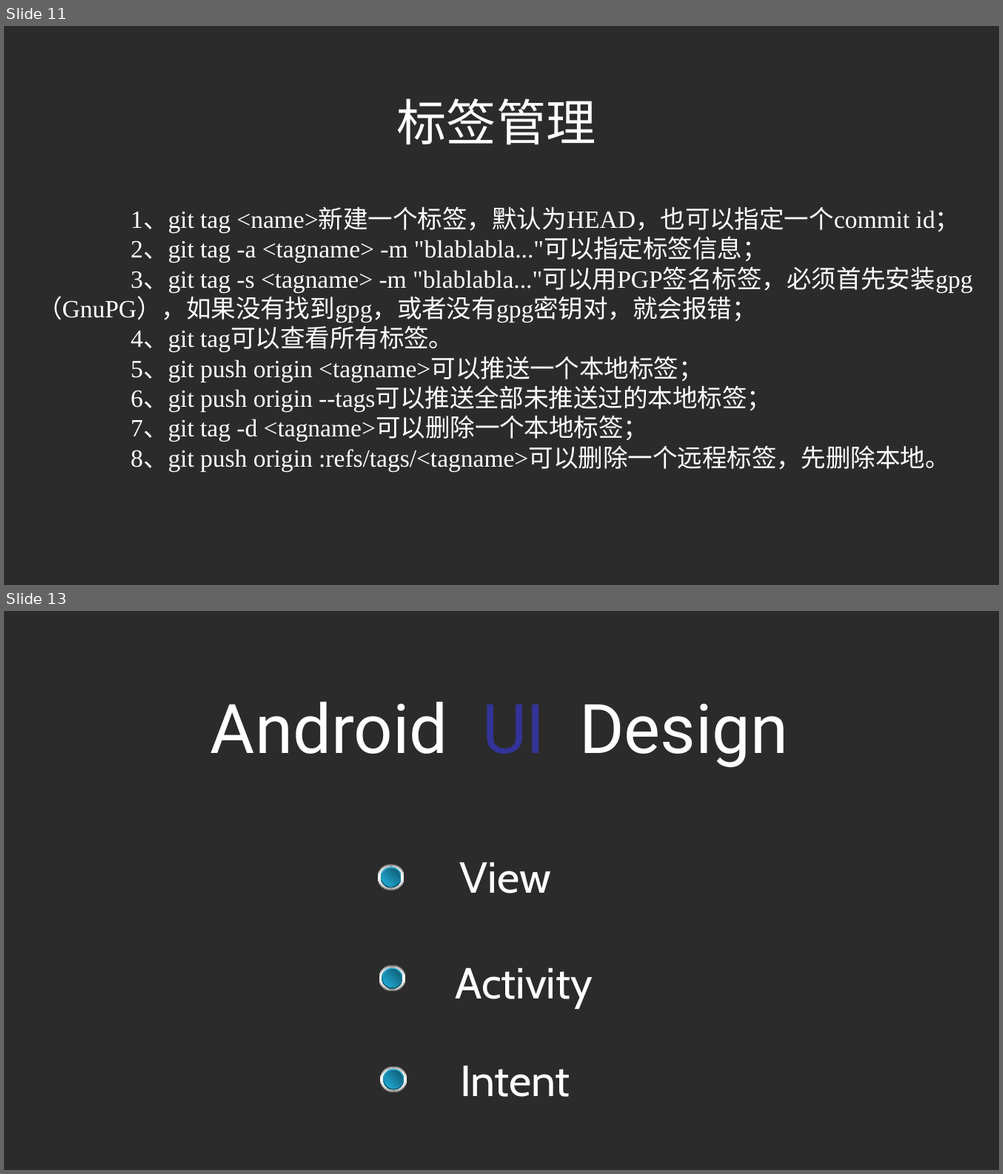
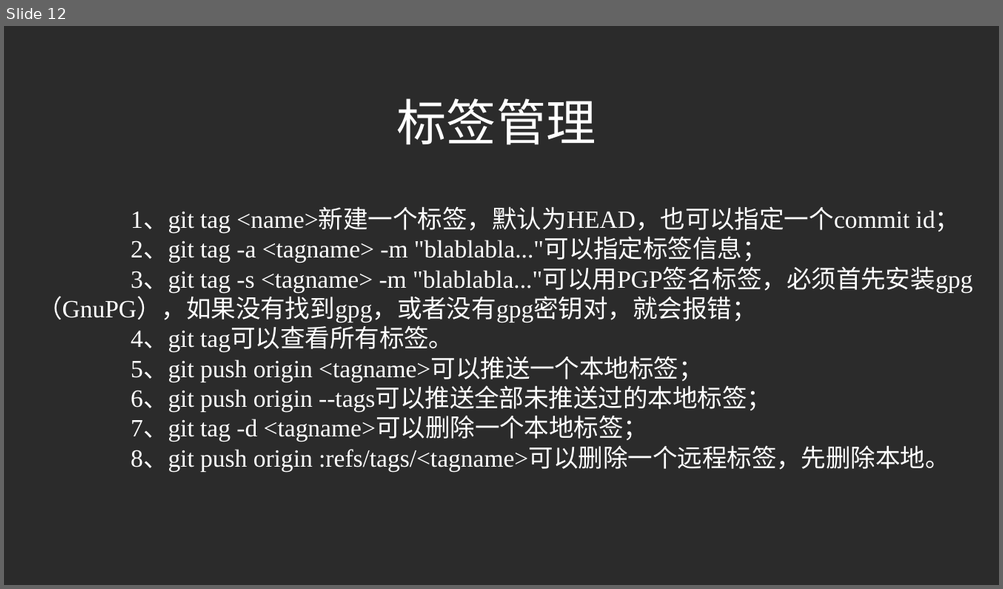
Before and after one commit to liuchangfa/workplace, a slide deck: training/Git/Git.ppt. Shown one above the other, each under a label of ours: slides 11 and 13 before the commit, slide 12 after it; the slides between them are not shown. The pictures are 1003x1174 and 1003x589 pixels, drawn with LibreOffice and Linux fonts; fonts in the diff are those of the drawing; background and template pictures are left out; a plain dark background stands for a picture behind light text. Boxes give left, top, right and bottom in pixels: in the first picture for what was removed or moved away, otherwise in the second. Text is boxed around its words. In the diff, an @@ line names an element or a change of style, - is before the commit and + after.

```diff
--- a/training/Git/Git.ppt
+++ b/training/Git/Git.ppt
@@ slide 13 removed at [4,611,999,1170], background picture (left out) @@
@@ text removed at [210,701,788,768] @@
-Android UI Design
@@ group removed at [378,864,404,891]: 6 ellipses @@
@@ text removed at [460,863,551,894] @@
-View
@@ group removed at [378,965,406,993]: 6 ellipses @@
@@ text removed at [455,968,592,1008] @@
-Activity
@@ group removed at [380,1066,407,1093]: 6 ellipses @@
@@ text removed at [460,1066,570,1097] @@
-Intent
@@ what was slide 11 is now slide 12 @@
```
Also in this commit, not shown: 3 slides changed, 8 slides added, 6 other slides removed.
